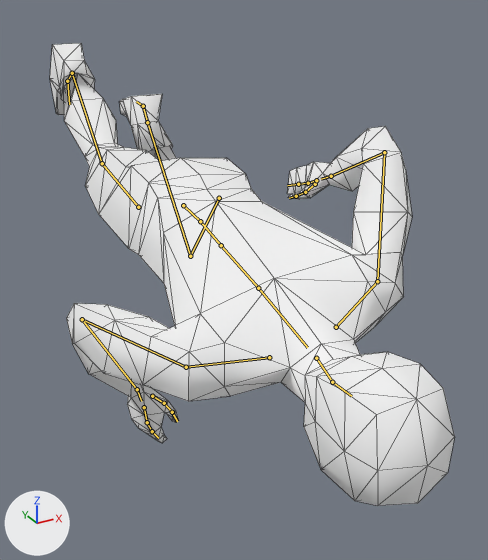
One commit to the glTF model assets/models/male_muscled.glb: the scene before it, then after it.
Before and after are seen from a camera (50 mm lens) standing at (-68.5, -244.0, 56.4) and looking at (10.5, -100.5, -15.3). The lights are fixed; the arrows at lower left show +X, +Y and +Z. Both versions are drawn at frame 28 of the action 'run-to-roll-left'; the numbers are the values there. The bones that bend it are drawn over the model as lines. Mesh edges are drawn as thin lines.

The first picture shows 'male-muscled-mesh'.
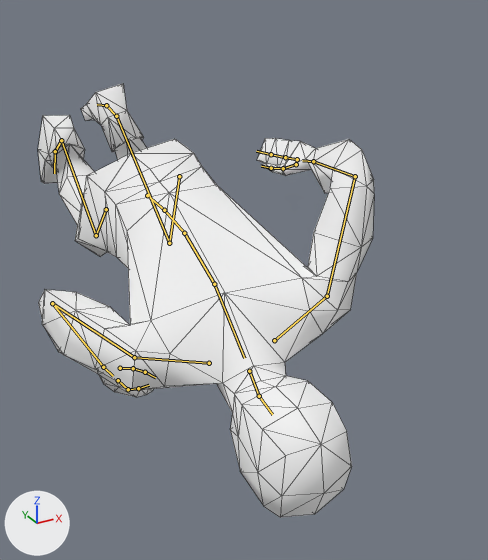
Changed parts and their boxes (x1, y1, x2, y2) in the pictures (488 x 560 px):
'male-muscled-mesh', posed (17% narrower, 6% shorter)
    before: (50, 43, 455, 506)
    after: (38, 83, 374, 518)
bone 'mixamorig:Hips', root to tip
    before: (183, 205) to (200, 221)
    after: (147, 195) to (164, 210)
bone 'mixamorig:Spine', root to tip
    before: (200, 221) to (221, 245)
    after: (164, 210) to (184, 233)
bone 'mixamorig:Spine1', root to tip
    before: (221, 245) to (258, 288)
    after: (184, 233) to (214, 284)
bone 'mixamorig:Spine2', root to tip
    before: (258, 288) to (307, 347)
    after: (214, 284) to (244, 358)
bone 'mixamorig:Neck', root to tip
    before: (316, 358) to (332, 382)
    after: (249, 371) to (259, 396)
bone 'mixamorig:Head', root to tip
    before: (332, 382) to (351, 396)
    after: (259, 396) to (272, 414)
bone 'mixamorig:LeftShoulder', root to tip
    before: (336, 327) to (377, 281)
    after: (274, 340) to (327, 296)
bone 'mixamorig:LeftArm', root to tip
    before: (377, 281) to (384, 152)
    after: (327, 296) to (355, 176)
bone 'mixamorig:LeftForeArm', root to tip
    before: (384, 152) to (331, 176)
    after: (355, 176) to (313, 161)
bone 'mixamorig:LeftHand', root to tip
    before: (331, 176) to (321, 179)
    after: (313, 161) to (302, 160)
bone 'mixamorig:LeftHandThumb1', root to tip
    before: (315, 184) to (305, 192)
    after: (296, 164) to (283, 168)
bone 'mixamorig:LeftHandThumb2', root to tip
    before: (305, 192) to (296, 196)
    after: (283, 168) to (271, 168)
bone 'mixamorig:LeftHandIndex1', root to tip
    before: (316, 180) to (308, 183)
    after: (297, 159) to (285, 157)
bone 'mixamorig:LeftHandIndex2', root to tip
    before: (308, 183) to (298, 184)
    after: (285, 157) to (271, 154)
bone 'mixamorig:RightShoulder', root to tip
    before: (269, 357) to (186, 367)
    after: (209, 363) to (134, 357)
bone 'mixamorig:RightArm', root to tip
    before: (186, 367) to (82, 319)
    after: (134, 357) to (52, 303)
bone 'mixamorig:RightForeArm', root to tip
    before: (82, 319) to (137, 389)
    after: (52, 303) to (103, 367)
bone 'mixamorig:RightHand', root to tip
    before: (137, 389) to (141, 401)
    after: (103, 367) to (113, 376)
bone 'mixamorig:RightHandThumb1', root to tip
    before: (152, 396) to (164, 403)
    after: (120, 368) to (133, 368)
bone 'mixamorig:RightHandIndex1', root to tip
    before: (144, 407) to (147, 422)
    after: (118, 380) to (128, 389)
bone 'mixamorig:RightHandIndex2', root to tip
    before: (147, 422) to (152, 431)
    after: (128, 389) to (138, 388)
bone 'mixamorig:LeftUpLeg', root to tip
    before: (219, 198) to (190, 256)
    after: (179, 176) to (169, 243)
bone 'mixamorig:LeftLeg', root to tip
    before: (190, 256) to (147, 122)
    after: (169, 243) to (116, 116)
bone 'mixamorig:LeftFoot', root to tip
    before: (147, 122) to (143, 106)
    after: (116, 116) to (106, 105)
bone 'mixamorig:LeftToeBase', root to tip
    before: (143, 106) to (136, 101)
    after: (106, 105) to (97, 104)
bone 'mixamorig:RightUpLeg', root to tip
    before: (138, 207) to (102, 163)
    after: (106, 209) to (96, 235)
bone 'mixamorig:RightLeg', root to tip
    before: (102, 163) to (72, 73)
    after: (96, 235) to (61, 140)
bone 'mixamorig:RightFoot', root to tip
    before: (72, 73) to (67, 81)
    after: (61, 140) to (55, 151)
bone 'mixamorig:RightToeBase', root to tip
    before: (67, 81) to (69, 104)
    after: (55, 151) to (54, 173)

The edits, one by one:
Bone 'mixamorig:Hips' (bone_mixamorig_hips) moves from (-0.5, -3.9, 0.2) to (-5.4, -17.3, 0.5).
Bone 'mixamorig:Hips' (bone_mixamorig_hips) turns from (7, -2, 1) to (7, 15, -1) degrees about its own x, y and z.
Bone 'mixamorig:Spine' (bone_mixamorig_spine) turns from (5, 12, 1) to (7, 5, 3) degrees about its own x, y and z.
Bone 'mixamorig:Spine1' (bone_mixamorig_spine1) turns from (1, 2, 0) to (9, -2, 5) degrees about its own x, y and z.
Bone 'mixamorig:Spine2' (bone_mixamorig_spine2) turns from (1, 2, 0) to (9, -2, 6) degrees about its own x, y and z.
Bone 'mixamorig:Neck' (bone_mixamorig_neck) turns from (5, -2, 0) to (3, -4, 0) degrees about its own x, y and z.
Bone 'mixamorig:Head' (bone_mixamorig_head) turns from (-22, -7, 1) to (-25, -9, -3) degrees about its own x, y and z.
Bone 'mixamorig:LeftShoulder' (bone_mixamorig_leftshoulder) turns from (3, 4, 5) to (0, 6, 1) degrees about its own x, y and z.
Bone 'mixamorig:LeftArm' (bone_mixamorig_leftarm) turns from (45, 51, -26) to (49, 47, -21) degrees about its own x, y and z.
Bone 'mixamorig:LeftForeArm' (bone_mixamorig_leftforearm) turns from (6, -4, 87) to (6, -3, 84) degrees about its own x, y and z.
Bone 'mixamorig:LeftHand' (bone_mixamorig_lefthand) turns from (1, -1, 2) to (4, 10, 17) degrees about its own x, y and z.
Bone 'mixamorig:LeftHandThumb1' (bone_mixamorig_lefthandthumb1) turns from (-5, -4, -15) to (-5, -1, -6) degrees about its own x, y and z.
Bone 'mixamorig:LeftHandThumb2' (bone_mixamorig_lefthandthumb2) turns from (11, 1, 0) to (16, 2, -4) degrees about its own x, y and z.
Bone 'mixamorig:LeftHandIndex1' (bone_mixamorig_lefthandindex1) turns from (-8, -1, -13) to (-4, -2, -8) degrees about its own x, y and z.
Bone 'mixamorig:LeftHandIndex2' (bone_mixamorig_lefthandindex2) turns from (-1, 0, 0) to (14, -2, 15) degrees about its own x, y and z.
Bone 'mixamorig:RightShoulder' (bone_mixamorig_rightshoulder) turns from (2, -3, -4) to (2, -4, 0) degrees about its own x, y and z.
Bone 'mixamorig:RightArm' (bone_mixamorig_rightarm) turns from (52, -4, 7) to (48, 13, 3) degrees about its own x, y and z.
Bone 'mixamorig:RightForeArm' (bone_mixamorig_rightforearm) turns from (7, 6, -100) to (8, -1, -102) degrees about its own x, y and z.
Bone 'mixamorig:RightHand' (bone_mixamorig_righthand) turns from (-1, 4, 13) to (2, -7, -6) degrees about its own x, y and z.
Bone 'mixamorig:RightHandThumb1' (bone_mixamorig_righthandthumb1) turns from (-2, 0, 4) to (1, -1, -3) degrees about its own x, y and z.
Bone 'mixamorig:RightHandIndex1' (bone_mixamorig_righthandindex1) turns from (-8, 1, 10) to (3, 1, 7) degrees about its own x, y and z.
Bone 'mixamorig:RightHandIndex2' (bone_mixamorig_righthandindex2) turns from (-7, 0, -1) to (7, 0, -14) degrees about its own x, y and z.
Bone 'mixamorig:LeftUpLeg' (bone_mixamorig_leftupleg) turns from (50, -7, 0) to (56, 3, -1) degrees about its own x, y and z.
Bone 'mixamorig:LeftLeg' (bone_mixamorig_leftleg) turns from (-109, -3, 5) to (-115, -1, 1) degrees about its own x, y and z.
Bone 'mixamorig:LeftFoot' (bone_mixamorig_leftfoot) turns from (-11, 11, 4) to (1, 4, -5) degrees about its own x, y and z.
Bone 'mixamorig:LeftToeBase' (bone_mixamorig_lefttoebase) turns from (0, 0, 0) to (-7, 1, -2) degrees about its own x, y and z.
Bone 'mixamorig:RightUpLeg' (bone_mixamorig_rightupleg) turns from (0, 3, 5) to (38, 13, 13) degrees about its own x, y and z.
Bone 'mixamorig:RightLeg' (bone_mixamorig_rightleg) turns from (-22, -7, 0) to (-58, -2, -9) degrees about its own x, y and z.
Bone 'mixamorig:RightFoot' (bone_mixamorig_rightfoot) turns from (1, -3, 2) to (18, 2, -3) degrees about its own x, y and z.
Bone 'mixamorig:RightToeBase' (bone_mixamorig_righttoebase) turns from (26, 4, -6) to (14, 3, -3) degrees about its own x, y and z.
